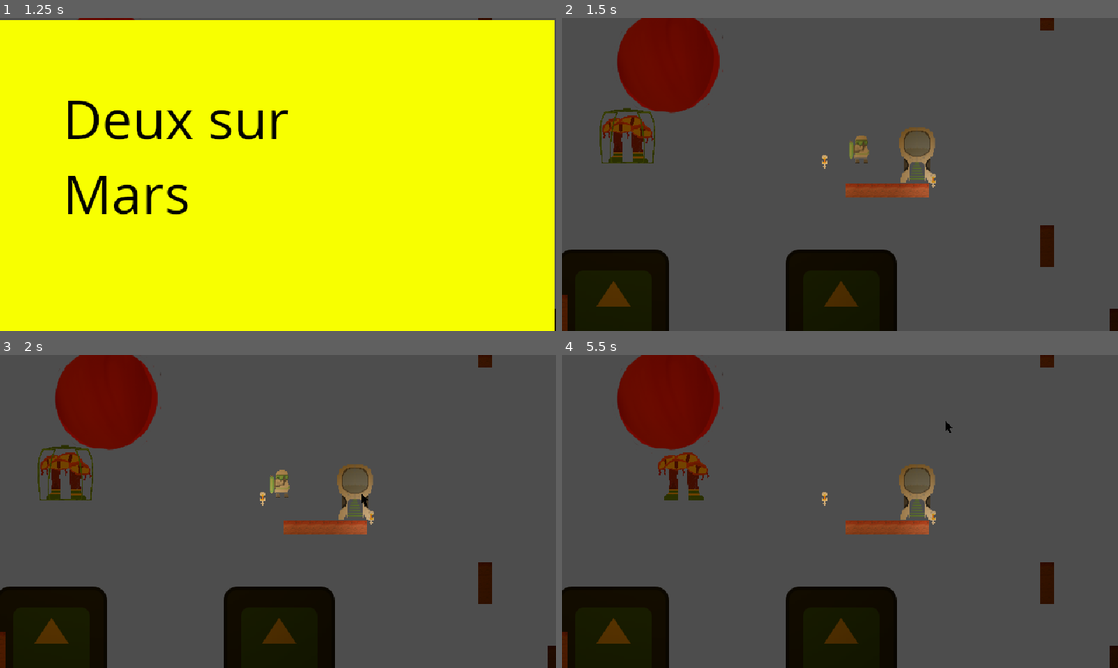
Above: before the commit, frames 1-4 (two rows, left to right).
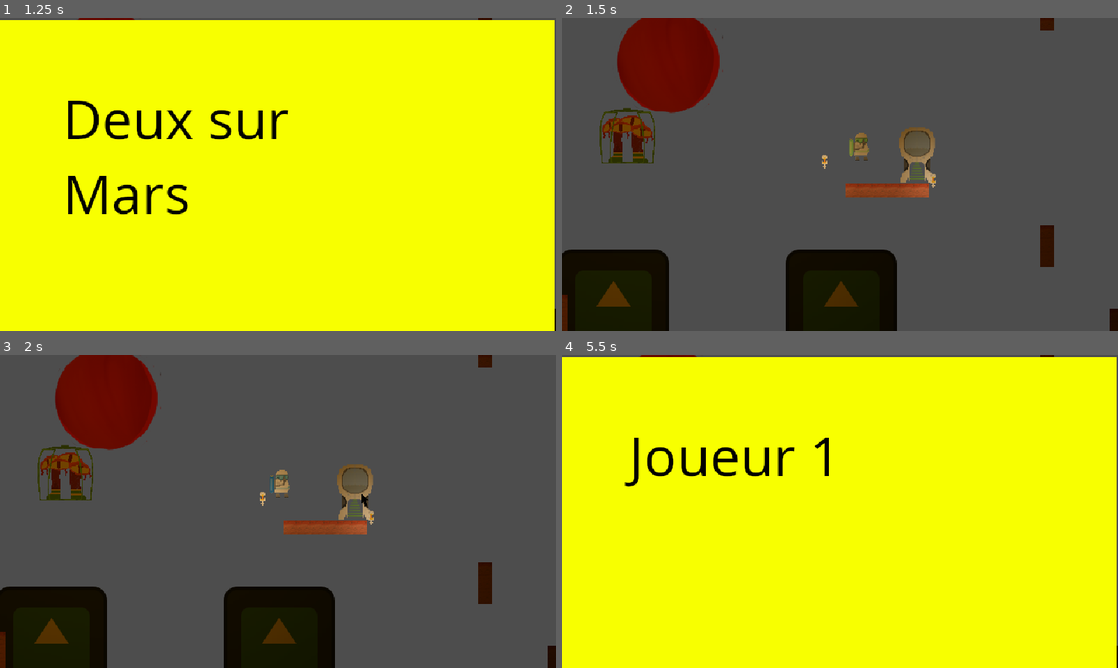
Above: after the commit, the same moments.

Repository: LeResteDuMonde/GameJamPSU
Game: Godot game, scene res://scene/Main.tscn
Two runs of this game, one before a commit and one after it. Both use one fixed random seed, a clock stepped at 60 frames per second and the inputs below. The engine's default icon, where the game draws it, is replaced by a stand-in: a white triangle on a blue panel in a dark square.
Inputs (mouse positions are in pixels of both pictures, inside the frame that each line leads up to):
- Up to frame 1 (1.25 s): tap Enter at 0.5 s; move the mouse to (400, 158) at 0.52 s; hold D (right) from 0.53 s (still down); hold Space (jump) from 0.53 s (still down)
- Up to frame 2 (1.5 s): keep holding D (right); move the mouse to (728, 190) at 1.27 s; release Space (jump) at 1.28 s; click (728, 190) at 1.35 s
- Up to frame 3 (2 s): keep holding D (right); tap Space (jump) at 1.52, 1.55, 1.82 s
- Up to frame 4 (5.5 s): move the mouse to (895, 442) at 2.02 s; release D (right) at 2.03 s; hold A (left) 2.03-2.78 s; hold Space (jump) 2.03-2.78 s; tap Enter at 2.75 s; move the mouse to (812, 574) at 2.77 s; hold D (right) 2.78-4.28 s; click (812, 574) at 2.85 s; tap Space (jump) at 3.02, 3.05, 3.32, 4.52, 4.55, 4.82 s; move the mouse to (1006, 558) at 3.52 s; hold Space (jump) 3.53-4.28 s; move the mouse to (673, 464) at 4.27 s; hold A (left) 4.28-5.03 s; click (673, 464) at 4.35 s; move the mouse to (867, 511) at 5.02 s; hold D (right) from 5.03 s (still down); hold Space (jump) from 5.03 s (still down)

Frame 1 is identical in both runs. In frame 2, 0.2% of the frame differs, in the area x 51-56%, y 36-47%; in frame 3, less than 0.1%; in frame 4, 99%, in the area x 0-100%, y 0-100%.
Error after the commit: Invalid assignment of property or key 'visible' with value of type 'bool' on a base object of type 'null instance'. (res://script/player.gd:68)

Commit message:
anim

Diff:
--- /dev/null
+++ b/animation/bootsFlame.tres
@@ -0,0 +1,22 @@
+[gd_resource type="SpriteFrames" load_steps=4 format=3 uid="uid://d3fhtgen6qju1"]
+
+[ext_resource type="Texture2D" uid="uid://btdi84cadtk7g" path="res://sprite/flameFrame1.png" id="1_46bap"]
+[ext_resource type="Texture2D" uid="uid://6gl6socqandh" path="res://sprite/flameFrame2.png" id="2_5eilm"]
+[ext_resource type="Texture2D" uid="uid://deimdp5tprfbo" path="res://sprite/flameFrame3.png" id="3_1o4fx"]
+
+[resource]
+animations = [{
+"frames": [{
+"duration": 1.0,
+"texture": ExtResource("1_46bap")
+}, {
+"duration": 1.0,
+"texture": ExtResource("2_5eilm")
+}, {
+"duration": 1.0,
+"texture": ExtResource("3_1o4fx")
+}],
+"loop": true,
+"name": &"default",
+"speed": 5.0
+}]
--- a/script/player.gd
+++ b/script/player.gd
@@ -10,6 +10,8 @@
 
 var isJumping = true
 
+@onready var bootsFlame = $BootsFlame
+
 # Get the gravity from the project settings to be synced with RigidBody nodes.
 var gravity = ProjectSettings.get_setting("physics/2d/default_gravity")
 func _physics_process(delta):
@@ -17,8 +19,6 @@
 	if boundaries.y < global_position.y/2:
 		print_debug("killed by boundaries")
 		kill()
-
-
 
 func move(delta, direction, jump):
 
@@ -58,11 +58,14 @@
 		jumpTimer = 0
 
 	if(jumpTimer > 0):
+		bootsFlame.visible = true
+		bootsFlame.play()
 		velocity.y = ANALOGIC_JUMP_VELOCITY * (1 - (jumpTime - jumpTimer) / jumpTime) ** 2
 	else:
 		applyGravity(delta)
 
 func applyGravity(delta):
+	bootsFlame.visible = false
 	velocity.y += gravity * delta
 
 func delete(g):
Not shown: 1 places in scene/Main.tscn that only renumber resources
